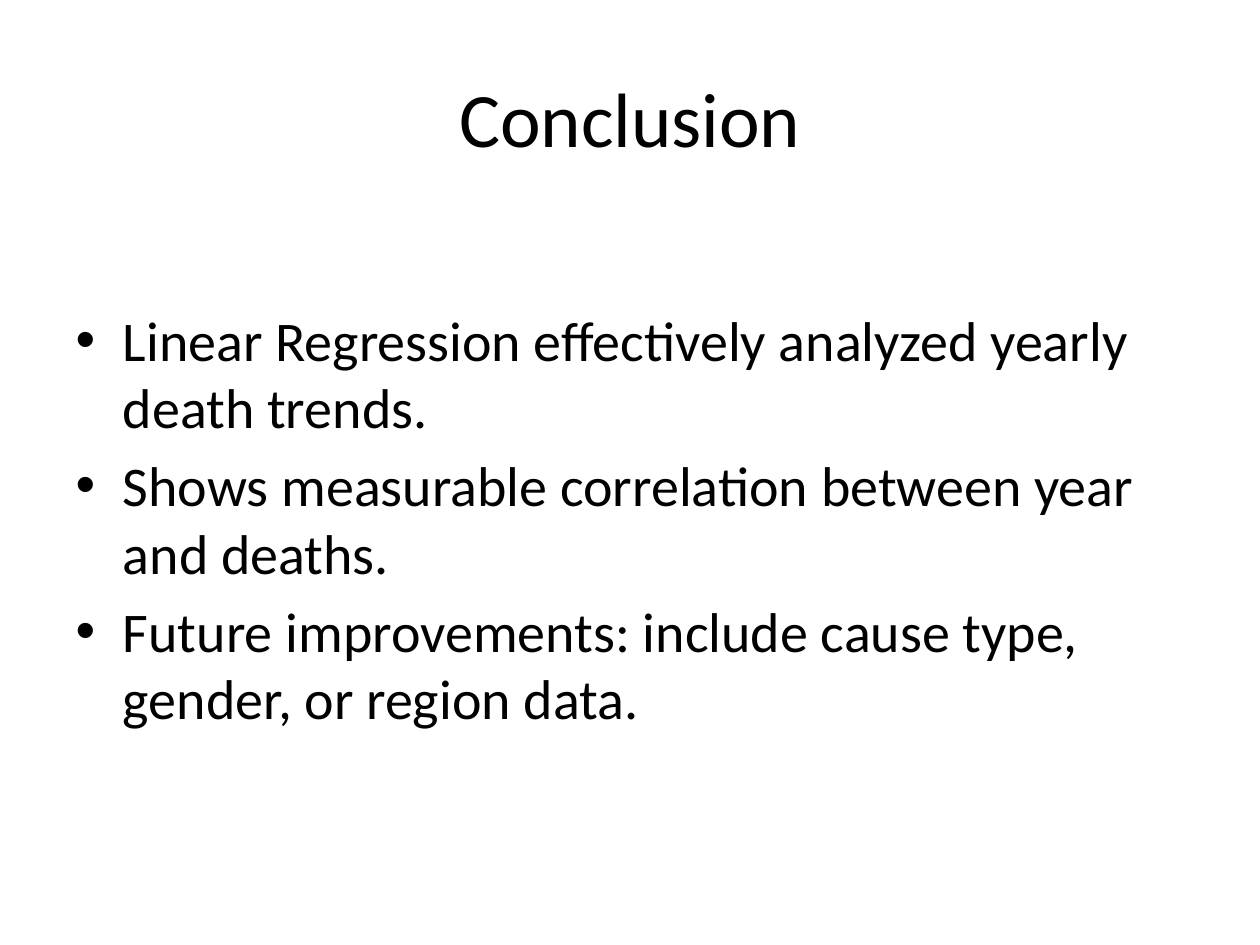
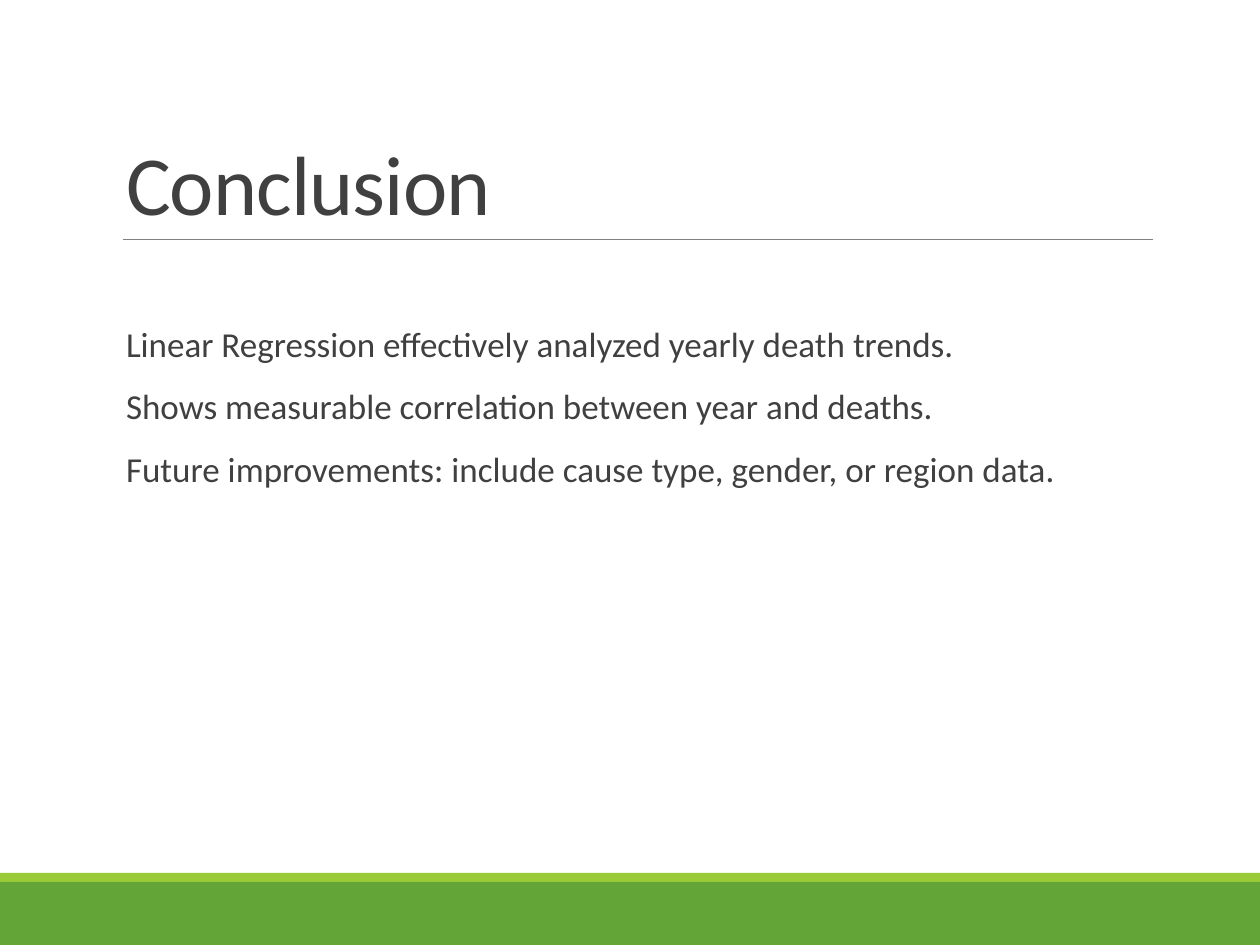
Before and after one commit to sadbuddhib-netizen/ml, a slide deck: slide 8 of CausesOfDeath_Analysis_Sadbuddhi.pptx. Drawn at 1260x945 pixels with LibreOffice and Linux fonts; fonts in the diff are those of the drawing. Boxes give left, top, right and bottom in pixels: in the first picture for what was removed or moved away, otherwise in the second. Text is boxed around its words. In the diff, an @@ line names an element or a change of style, - is before the commit and + after.

```diff
--- a/CausesOfDeath_Analysis_Sadbuddhi.pptx
+++ b/CausesOfDeath_Analysis_Sadbuddhi.pptx
@@ title "Conclusion": place and size @@
-title "Conclusion" at [459,93,800,148]
+title "Conclusion" at [126,156,491,216]
@@ title "Conclusion" at [126,156,491,216]: size 44 to 48 pt, text colour #000000 to #404040, letter spacing 0 to -0.5 pt; alignment centre to left; line spacing 1 to 0.85; vertical alignment middle to bottom @@
@@ line added from (123, 239) to (1153, 239), #808080 0.5 pt @@
@@ text "Linear Regression effectively analyzed yearly ...": place and size @@
-text "Linear Regression effectively analyzed yearly ..." at [123,322,1133,729]
+text "Linear Regression effectively analyzed yearly ..." at [126,332,1054,488]
@@ text "Linear Regression effectively analyzed yearly ..." at [126,332,1054,488]: size 32 to 20 pt, text colour #000000 to #404040; bullet • to  ; line spacing 1 to 0.9; more space between paragraphs @@
@@ rectangle added at [0,882,1260,945], fill #63A537 @@
@@ rectangle added at [0,873,1260,882], fill #99CB38 @@
```
Also in this commit, not shown: 7 other slides changed.
